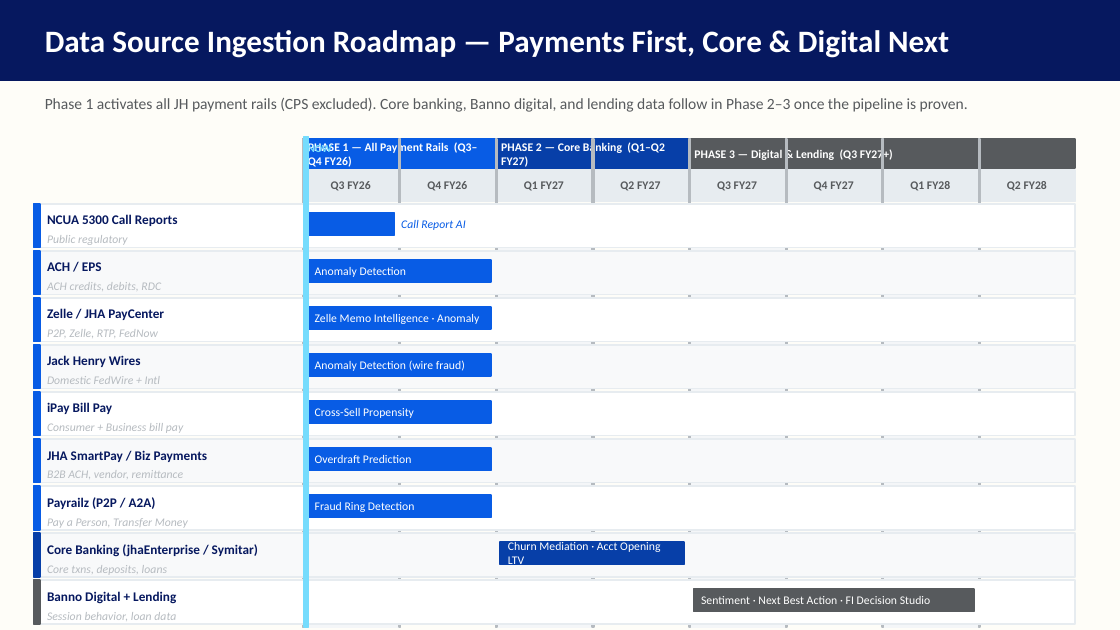
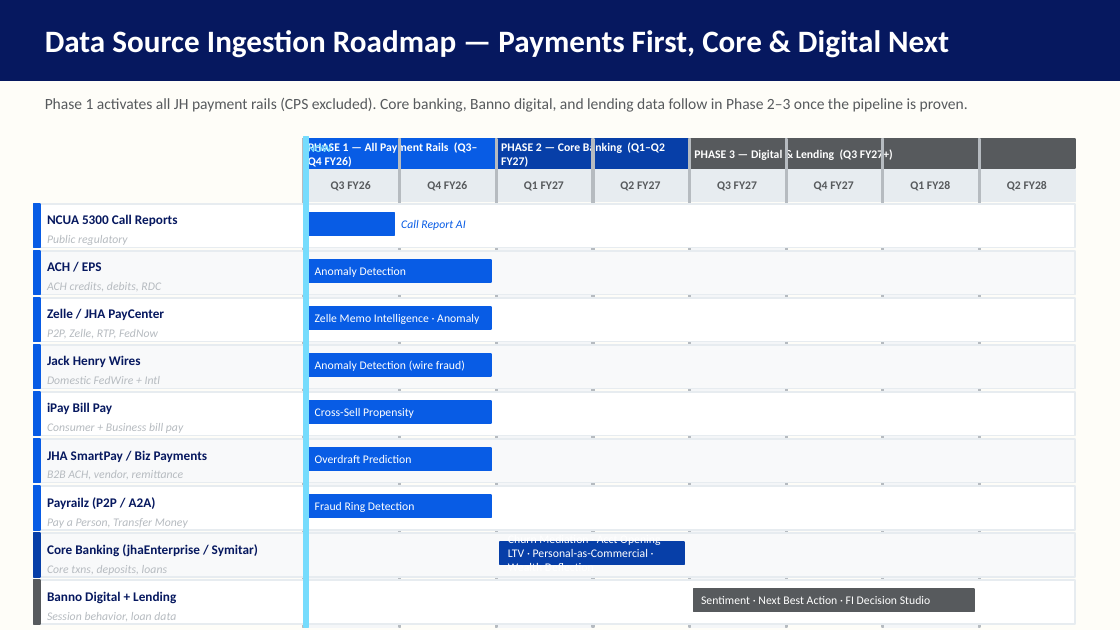
Before and after one commit to MonkeyWrenchGang/jhai_presentations, a slide deck: slide 21 of JH_DS_Strategy_JHBI.pptx (slide 19 before the commit). Drawn at 1120x630 pixels with LibreOffice and Linux fonts; fonts in the diff are those of the drawing. Boxes give left, top, right and bottom in pixels: in the first picture for what was removed or moved away, otherwise in the second. Text is boxed around its words. In the diff, an @@ line names an element or a change of style, - is before the commit and + after.

```diff
--- a/JH_DS_Strategy_JHBI.pptx
+++ b/JH_DS_Strategy_JHBI.pptx
@@ text at (508,541,660,565): text changed @@
-Churn Mediation · Acct Opening LTV
+Churn Mediation · Acct Opening LTV · Personal-as-Commercial · Wealth Deflection
```
Also in this commit, not shown: 5 other slides changed, 2 slides added.
